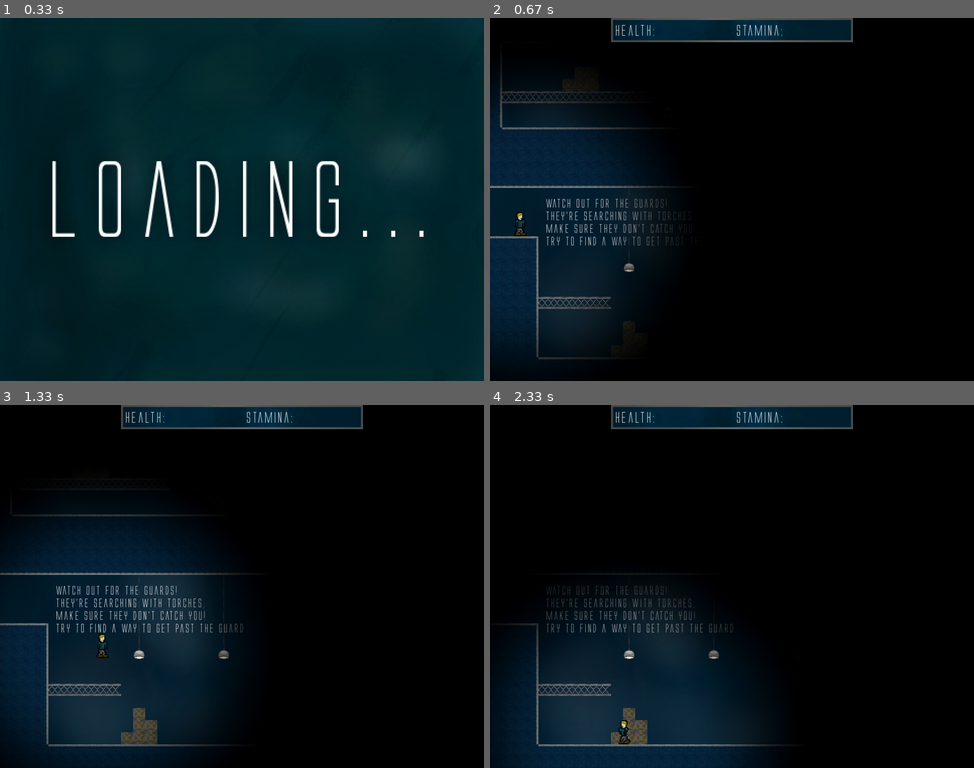
Above: before the commit, frames 1-4 (two rows, left to right).
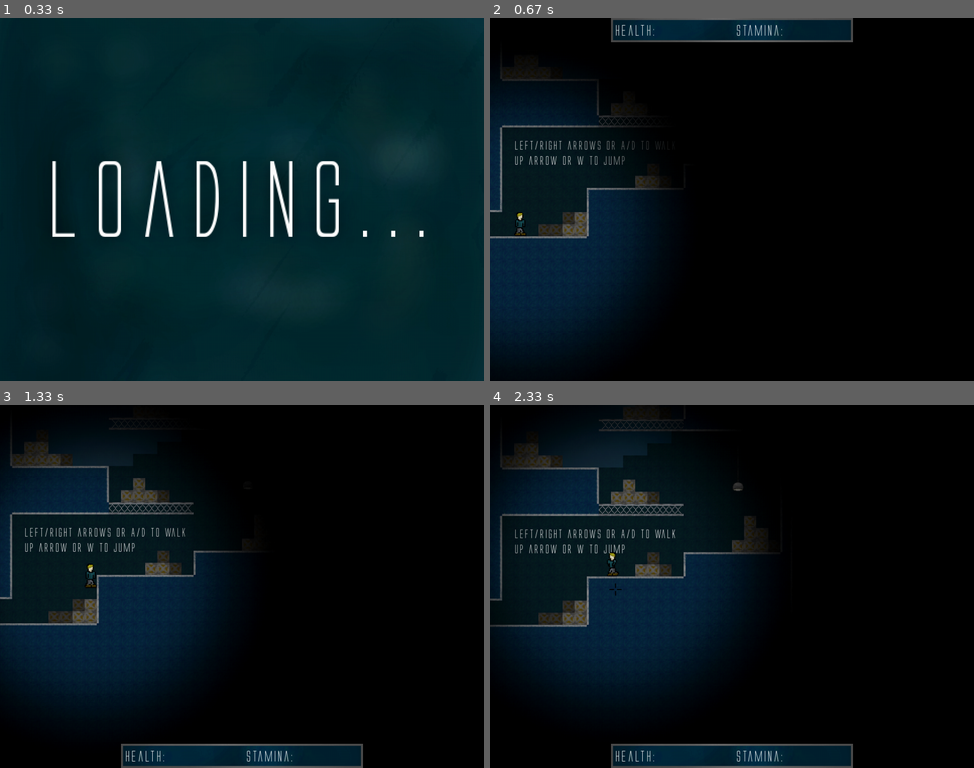
Above: after the commit, the same moments.

Repository: Sigton/stealth
Game: pygame game, started from source/main.py
The game is run twice, just before and just after one commit, with the same random seed, the same clock (stepped at 60 frames per second) and the same inputs.
Inputs (mouse positions are in pixels of both pictures, inside the frame that each line leads up to):
- Up to frame 1 (0.33 s): no input
- Up to frame 2 (0.67 s): click (732, 199) at 0.38 s
- Up to frame 3 (1.33 s): hold Right 0.67-1.13 s; move the mouse to (222, 601) at 0.7 s; hold Up from 1.17 s (still down); move the mouse to (396, 575) at 1.2 s
- Up to frame 4 (2.33 s): release Up at 1.47 s; hold Right 1.5-1.97 s; move the mouse to (732, 608) at 1.53 s; hold Left from 2 s (still down); move the mouse to (615, 590) at 2.03 s

Frame 1 is identical in both runs. In frame 2, 5.9% of the frame differs, in the area x 0-41%, y 16-95%; in frame 3, 24%; in frame 4, 36%, in the area x 0-75%, y 0-100%.

Commit message:
Added back in the other levels to create build

Diff:
--- a/source/game.py
+++ b/source/game.py
@@ -44,12 +44,12 @@
         label.update_text("Loading Level 1...", 480, 500)
         label.draw(self.display)
         pygame.display.flip()
-        # self.level_list.append(level.Level01(self.player, True))
+        self.level_list.append(level.Level01(self.player, True))
         self.loading_screen.draw(self.display)
         label.update_text("Loading Level 2...", 480, 500)
         label.draw(self.display)
         pygame.display.flip()
-        # self.level_list.append(level.Level02(self.player, True))
+        self.level_list.append(level.Level02(self.player, True))
         self.loading_screen.draw(self.display)
         label.update_text("Loading Level 3...", 480, 500)
         label.draw(self.display)
